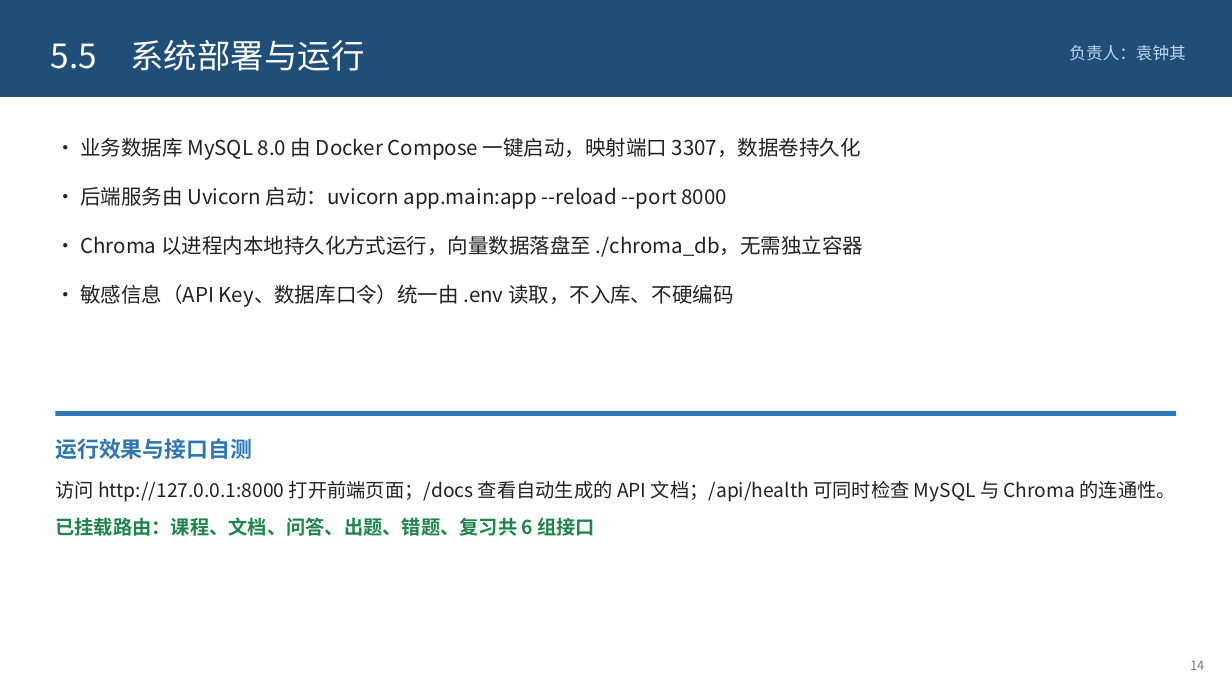
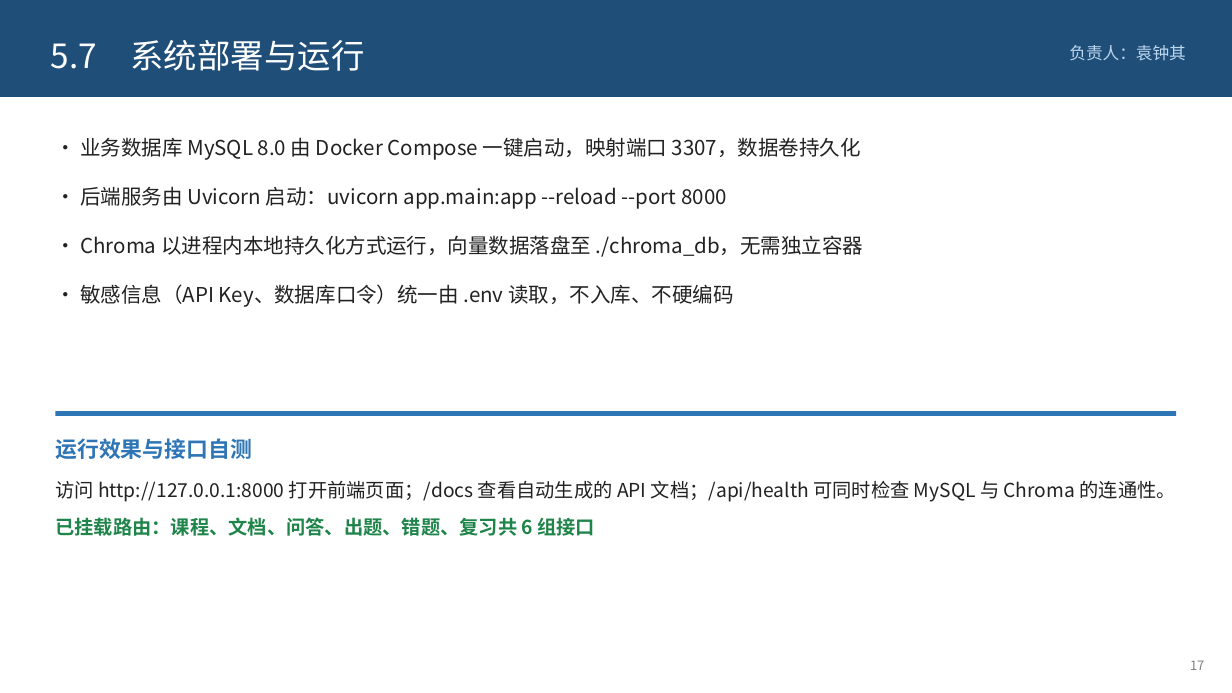
Before and after one commit to xingkongzcj/langchain_agent, a slide deck: slide 16 of defense/智学助手-课程设计答辩.pptx (slide 14 before the commit). Drawn at 1232x693 pixels with LibreOffice and Linux fonts; fonts in the diff are those of the drawing. Boxes give left, top, right and bottom in pixels: in the first picture for what was removed or moved away, otherwise in the second. Text is boxed around its words. In the diff, an @@ line names an element or a change of style, - is before the commit and + after.

```diff
--- a/defense/智学助手-课程设计答辩.pptx
+++ b/defense/智学助手-课程设计答辩.pptx
@@ text at bbox=[51, 40, 365, 71]: text changed @@
-5.5 系统部署与运行
+5.7 系统部署与运行
@@ text at bbox=[1190, 660, 1204, 670]: text changed @@
-14
+17
```
Also in this commit, not shown: 5 other slides changed, 3 slides added, 1 slide removed.
